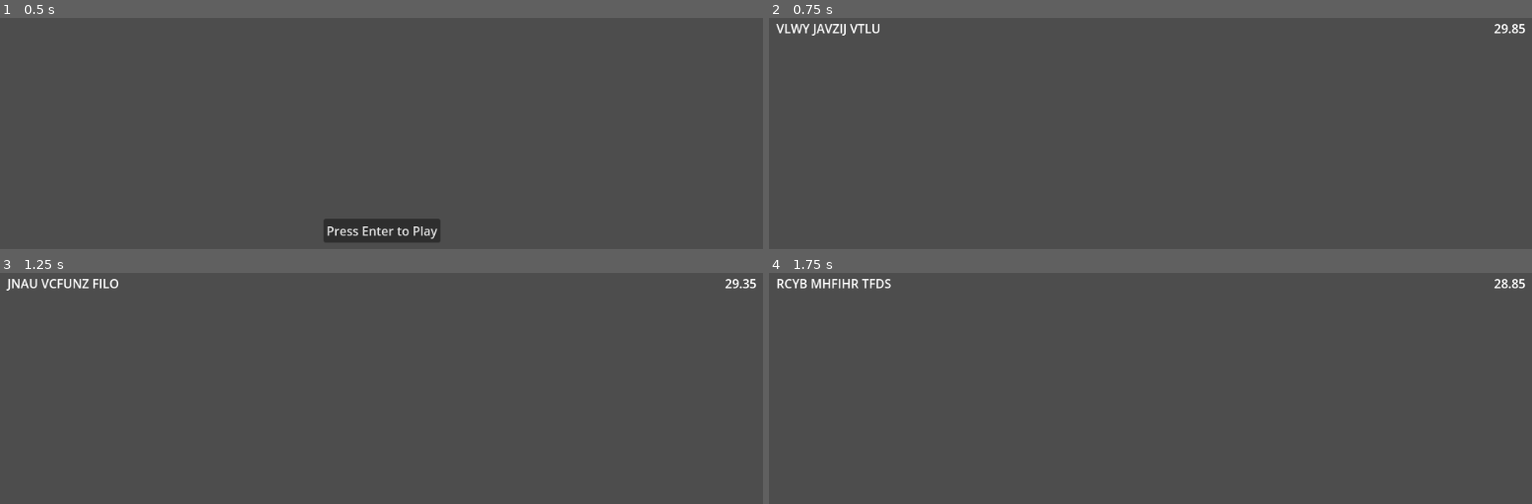
Above: before the commit, frames 1-4 (two rows, left to right).
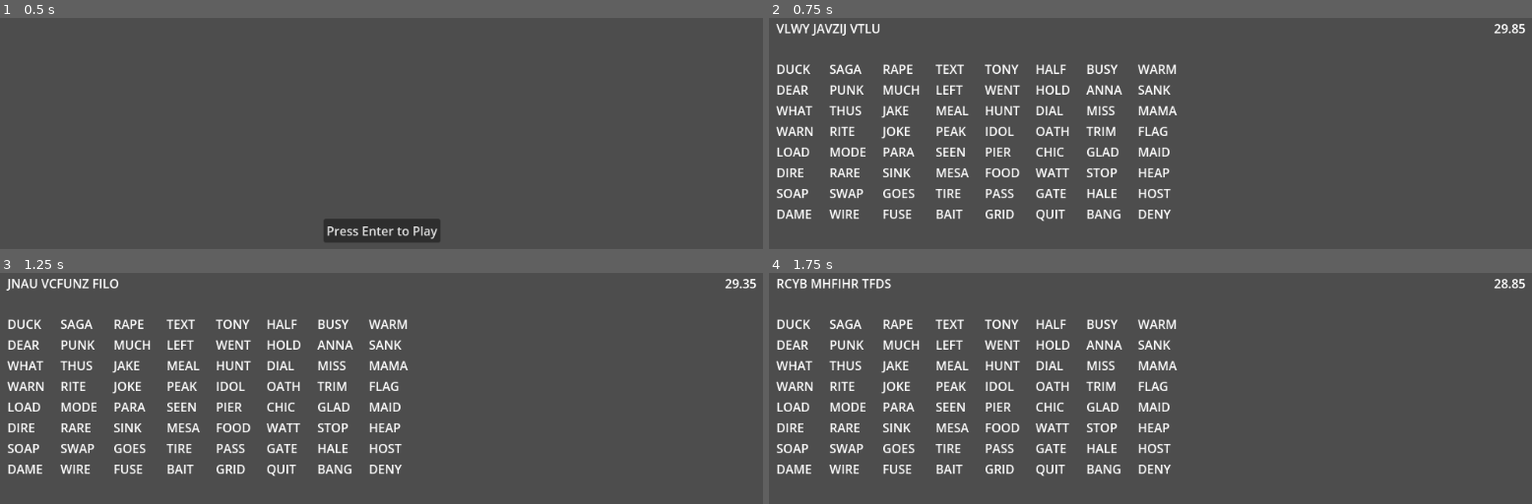
Above: after the commit, the same moments.

Repository: AlgorithmJuice/CodeBreaker
Game: Godot game, scene res://scenes/menu.tscn
The game is run twice, just before and just after one commit, with the same random seed, the same clock (stepped at 60 frames per second) and the same inputs.
Inputs:
- Up to frame 1 (0.5 s): no input
- Up to frame 2 (0.75 s): click "Press Enter to Play" at 0.5 s
- Up to frame 3 (1.25 s): no input
- Up to frame 4 (1.75 s): tap Enter (bgs_start_p1) at 1.25 s; hold Insert (bgs_insert_credit_p1) from 1.28 s (still down)

Frame 1 is identical in both runs. In frame 2, 6.6% of the frame differs, in the area x 0-54%, y 20-89%; in frame 3, 6.6%; in frame 4, 6.6%.

Commit message:
added display to matrix

Diff:
--- a/project.godot
+++ b/project.godot
@@ -28,7 +28,7 @@
 general/force_fullscreen=false
 credits/minimum_required_credits=1
 credits/free_play_enabled=false
-idle_quit/enabled=true
+idle_quit/enabled=false
 idle_quit/timeout=60
 
 [display]
--- a/scenes/game.tscn
+++ b/scenes/game.tscn
@@ -10,6 +10,7 @@
 grow_horizontal = 2
 grow_vertical = 2
 script = ExtResource("1_e2t64")
+num_words = 64
 
 [node name="MarginContainer" type="MarginContainer" parent="."]
 layout_mode = 1
@@ -23,27 +24,36 @@
 grow_horizontal = 2
 grow_vertical = 2
 
-[node name="HorizontalContainer" type="HBoxContainer" parent="MarginContainer"]
+[node name="VerticalContainer" type="VBoxContainer" parent="MarginContainer"]
+layout_mode = 2
+theme_override_constants/separation = 30
+
+[node name="HorizontalContainer" type="HBoxContainer" parent="MarginContainer/VerticalContainer"]
 layout_mode = 2
 size_flags_vertical = 0
 
-[node name="PassphraseLabel" type="Label" parent="MarginContainer/HorizontalContainer"]
+[node name="PassphraseLabel" type="Label" parent="MarginContainer/VerticalContainer/HorizontalContainer"]
 layout_mode = 2
 size_flags_horizontal = 3
 text = "Password"
 
-[node name="PassphraseTimer" type="Timer" parent="MarginContainer/HorizontalContainer/PassphraseLabel"]
+[node name="PassphraseTimer" type="Timer" parent="MarginContainer/VerticalContainer/HorizontalContainer/PassphraseLabel"]
 wait_time = 0.075
 autostart = true
 
-[node name="CountdownLabel" type="Label" parent="MarginContainer/HorizontalContainer"]
+[node name="CountdownLabel" type="Label" parent="MarginContainer/VerticalContainer/HorizontalContainer"]
 layout_mode = 2
 size_flags_horizontal = 3
 size_flags_vertical = 1
 text = "Countdown"
 horizontal_alignment = 2
 
-[node name="CountdownTimer" type="Timer" parent="MarginContainer/HorizontalContainer/CountdownLabel"]
+[node name="CountdownTimer" type="Timer" parent="MarginContainer/VerticalContainer/HorizontalContainer/CountdownLabel"]
 
-[connection signal="timeout" from="MarginContainer/HorizontalContainer/PassphraseLabel/PassphraseTimer" to="." method="_on_passphrase_timer_timeout"]
-[connection signal="timeout" from="MarginContainer/HorizontalContainer/CountdownLabel/CountdownTimer" to="." method="_on_countdown_timer_timeout"]
+[node name="MatrixContainer" type="GridContainer" parent="MarginContainer/VerticalContainer"]
+layout_mode = 2
+theme_override_constants/h_separation = 20
+columns = 8
+
+[connection signal="timeout" from="MarginContainer/VerticalContainer/HorizontalContainer/PassphraseLabel/PassphraseTimer" to="." method="_on_passphrase_timer_timeout"]
+[connection signal="timeout" from="MarginContainer/VerticalContainer/HorizontalContainer/CountdownLabel/CountdownTimer" to="." method="_on_countdown_timer_timeout"]
--- a/scripts/game_controller.gd
+++ b/scripts/game_controller.gd
@@ -11,6 +11,7 @@
 var passphrase_label: Label = null
 var countdown_label: Label = null
 var countdown_timer: Timer = null
+var matrix_container: GridContainer = null
 
 func _ready():
 	passphrase = get_passphrase()
@@ -19,6 +20,7 @@
 
 	init_passphrase()
 	init_countdown()
+	init_matrix()
 
 func _process(_delta):
 	countdown_label.text = display_countdown()
@@ -27,7 +29,8 @@
 	passphrase_label.text = display_passphrase()
 
 func _on_countdown_timer_timeout():
-	pass # Will be used later to reset round state.
+	clear_matrix()
+	display_matrix()
 
 func get_passphrase():
 	var phrase = GameData.phrases[randi() % GameData.phrases.size()]
@@ -52,15 +55,15 @@
 	return cracked_passphrase.left(-1)
 
 func init_passphrase():
-	passphrase_label = $MarginContainer/HorizontalContainer/PassphraseLabel
+	passphrase_label = $MarginContainer/VerticalContainer/HorizontalContainer/PassphraseLabel
 	passphrase_label.text = display_passphrase()
 
 func display_countdown():
 	return "%.2f" % countdown_timer.time_left
 
 func init_countdown():
-	countdown_label = $MarginContainer/HorizontalContainer/CountdownLabel
-	countdown_timer = $MarginContainer/HorizontalContainer/CountdownLabel/CountdownTimer
+	countdown_label = $MarginContainer/VerticalContainer/HorizontalContainer/CountdownLabel
+	countdown_timer = $MarginContainer/VerticalContainer/HorizontalContainer/CountdownLabel/CountdownTimer
 
 	countdown_timer.wait_time = round_time
 	countdown_timer.start()
@@ -81,5 +84,23 @@
 
 		wordlist.remove_at(index)
 
-	selected_words.shuffle()
 	return selected_words
+
+func clear_matrix():
+	for child in matrix_container.get_children():
+		matrix_container.remove_child(child)
+
+func display_matrix():
+	var shuffled_words = words.duplicate()
+	shuffled_words.shuffle()
+
+	for word in shuffled_words:
+		var label = Label.new()
+
+		label.text = word
+		matrix_container.add_child(label)
+
+func init_matrix():
+	matrix_container = $MarginContainer/VerticalContainer/MatrixContainer
+
+	display_matrix()
